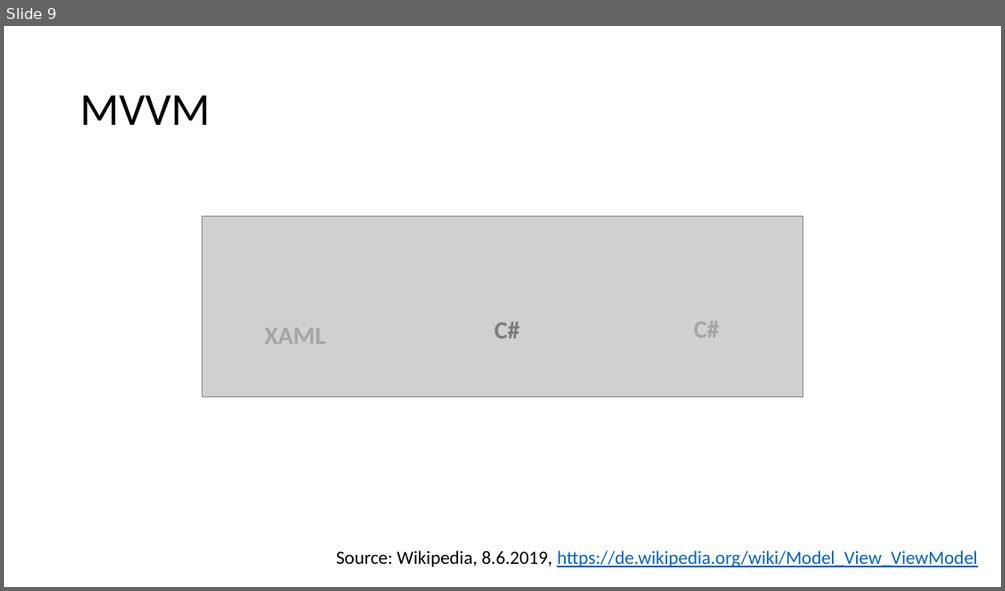
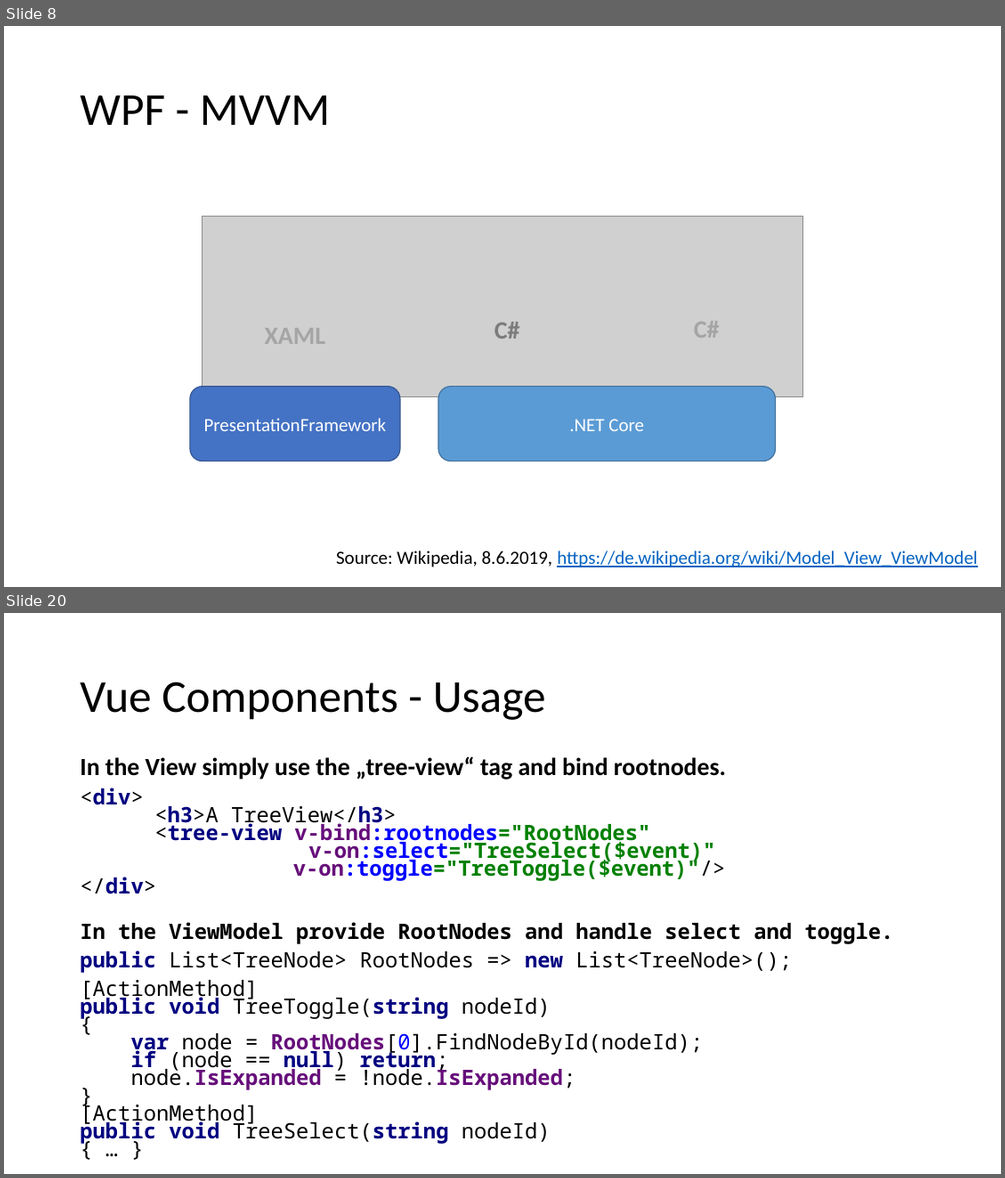
Before and after one commit to FrankPfattheicher/stonehenge.Chromely, a slide deck: stonehengeChromely.pptx. Shown one above the other, each under a label of ours: slide 9 before the commit, slides 8 and 20 after it; the slides between them are not shown. The pictures are 1005x591 and 1005x1178 pixels, drawn with LibreOffice and Linux fonts; fonts in the diff are those of the drawing; grey boxes stand for pictures. Boxes give left, top, right and bottom in pixels: in the first picture for what was removed or moved away, otherwise in the second. Text is boxed around its words. In the diff, an @@ line names an element or a change of style, - is before the commit and + after.

```diff
--- a/stonehengeChromely.pptx
+++ b/stonehengeChromely.pptx
@@ slide 20 added at [4, 613, 1001, 1174], background #FFFFFF @@
@@ title added at [80, 682, 546, 720], 44 pt, text #000000 @@
+Vue Components - Usage
@@ text added at [80, 756, 893, 1143], 20.4 pt, text #000000, bold @@
+In the View simply use the „tree-view“ tag and bind rootnodes.
+<div>
+<h3>A TreeView</h3>
+<tree-view v-bind:rootnodes="RootNodes"
+v-on:select="TreeSelect($event)"
+v-on:toggle="TreeToggle($event)"/>
+</div>
+In the ViewModel provide RootNodes and handle select and toggle.
+public List<TreeNode> RootNodes => new List<TreeNode>();
+[ActionMethod]
+public void TreeToggle(string nodeId)
+{
+var node = RootNodes[0].FindNodeById(nodeId);
+if (node == null) return;
+node.IsExpanded = !node.IsExpanded;
+}
+[ActionMethod]
+public void TreeSelect(string nodeId)
+{ … }
@@ what was slide 9 is now slide 8 @@
@@ slide 8 changed as well @@
@@ title at [80, 95, 330, 125]: text changed @@
-MVVM
+WPF - MVVM
@@ rounded rectangle added at [190, 386, 400, 461], fill #4472C4, outline #325491 1 pt, 18 pt, text #FFFFFF @@
+PresentationFramework
@@ rounded rectangle added at [438, 386, 776, 461], fill #5B9BD5, outline #43739E 1 pt, 18 pt, text #FFFFFF @@
+.NET Core
```
Also in this commit, not shown: 1 other slide changed, 17 other slides added, 3 slides removed, 4 other files.
